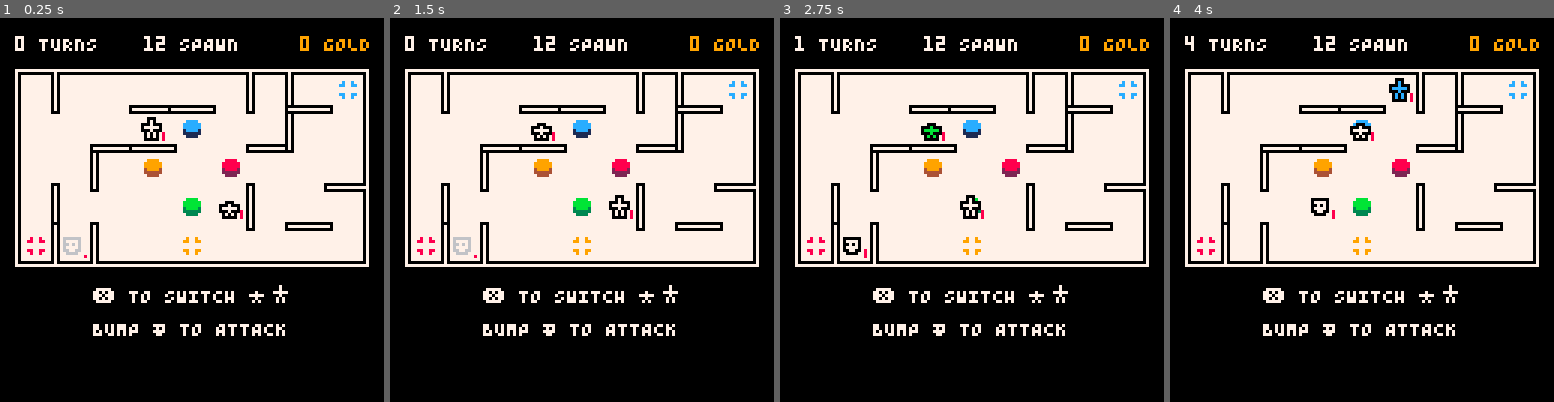
Above: before the commit, frames 1-4 (left to right).
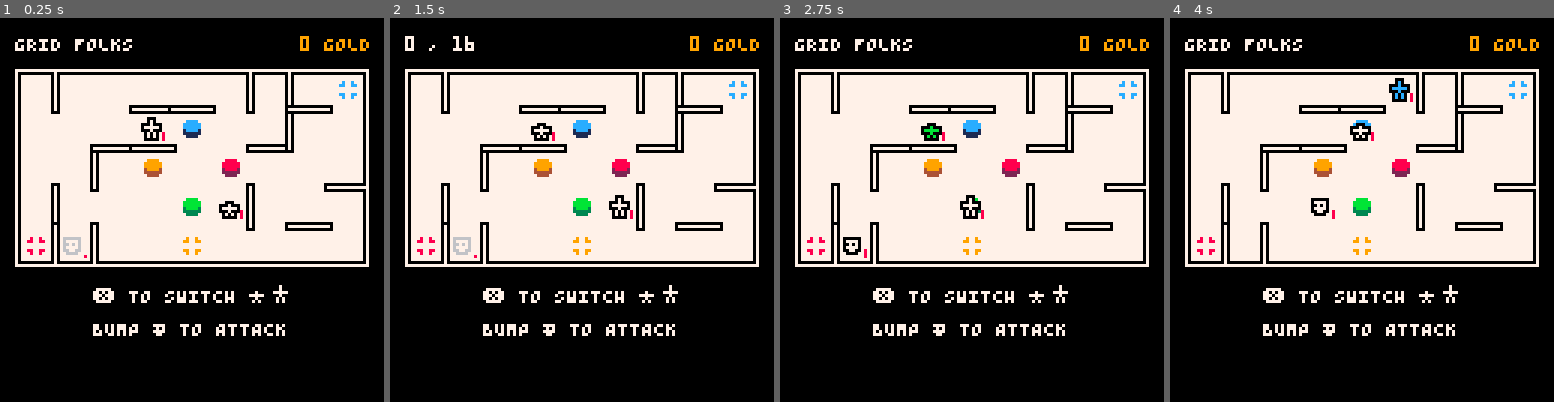
Above: after the commit, the same moments.

Repository: taylordolan/grid-folks
Game: PICO-8 cartridge grid_folks.p8
Two runs of this game, one before a commit and one after it. Both use one fixed random seed, a clock stepped at 60 frames per second and the inputs below.
Inputs:
- Up to frame 1 (0.25 s): no input
- Up to frame 2 (1.5 s): tap O (Z key) at 0.33, 0.7, 1.43 s; tap X (X key) at 1.07 s
- Up to frame 3 (2.75 s): hold Left 1.97-2.37 s; tap X (X key) at 2.07, 2.4, 2.73 s; tap O (Z key) at 2.22 s; hold Down from 2.42 s (still down)
- Up to frame 4 (4 s): release Down at 2.82 s; hold Right 2.87-3.53 s; tap X (X key) at 3.07, 3.4, 3.73 s; tap O (Z key) at 3.1, 3.98 s; hold Up from 3.58 s (still down)

The runs differ from the first frame. In frame 1, 0.7% of the frame differs, in the area x 3-62%, y 4-9%; in frame 2, 0.6%; in frame 3, 0.7%; in frame 4, 0.7%.

Commit message:
tweak debug mode

Diff:
--- a/grid_folks.p8
+++ b/grid_folks.p8
@@ -85,7 +85,7 @@
   hero_a_active = true
   has_switched = false
   has_killed = false
-  debug = true
+  debug_mode = false
 
   -- lists of things
   heroes = {}
@@ -119,12 +119,12 @@
   deploy(new_egg, {"hero", "enemy", "egg"})
 
   -- this determines what the spawn rate is at the start of the game
-  initial_spawn_rate = 12
+  initial_spawn_rate = 16
   -- this determines the overall shape of the "spawn rate" curve
   -- the higher this is, the flatter the curve
   spawn_base = 1
   -- this determines how quickly we move through the curve throughout the game
-  spawn_increment = 0.15
+  spawn_increment = 0.3
   -- this gets updated whenever an enemy spawns
   last_spawned_turn = 0
   -- this is just so i don't have to set the initial_spawn_rate in an abstract way
@@ -168,13 +168,14 @@
   end
   update_hero_sprites()
 
-  -- for testing game end state
-  -- if btnp(4) then
-  --   if #exits ~= 2 then
-  --     add_button()
-  --     refresh_pads()
-  --   end
-  -- end
+  if btnp(4) then
+    debug_mode = not debug_mode
+    -- for testing game end state
+    -- if #exits ~= 2 then
+    --   add_button()
+    --   refresh_pads()
+    -- end
+  end
 
   -- if the system should be waiting, then wait
   if delay > 0 then
@@ -306,12 +307,11 @@
   function draw_score()
     local text = score.. " gold"
     print(smallcaps(text), 128 - padding_left + ceil(margin / 2) - (#text * 4) + 1, 06, 09)
-    if not debug then
+    if not debug_mode then
       print(smallcaps("grid folks"), padding_left - ceil(margin / 2), 06, 07)
     else
       local spawn_rate = get_spawn_rate()
-      print(smallcaps(turns.. " turns "), padding_left - ceil(margin / 2), 06, 07)
-      print(smallcaps(spawn_rate.. " spawn"), 48, 06, 07)
+      print(smallcaps(turns .." , " ..spawn_rate), padding_left - ceil(margin / 2), 06, 07)
     end
   end
 
--- a/spawn_rate.p8
+++ b/spawn_rate.p8
@@ -7,12 +7,12 @@
 function _init()
 
   -- this determines what the spawn rate is at the start of the game
-  initial_spawn_rate = 12
+  initial_spawn_rate = 16
   -- this determines the overall shape of the "spawn rate" curve
   -- the higher this is, the flatter the curve
   spawn_base = 1
   -- this determines how quickly we move through the curve throughout the game
-  spawn_increment = 0.15
+  spawn_increment = 0.3
   -- this gets updated whenever an enemy spawns
   last_spawned_turn = 0
   -- this is just so i don't have to set the initial_spawn_rate in an abstract way
@@ -58,7 +58,7 @@
         x = 20
         for i = 1, rates[t] do
           pset(x, y, 7)
-          x = x + 8
+          x = x + 4
         end
         x = 0
       end
